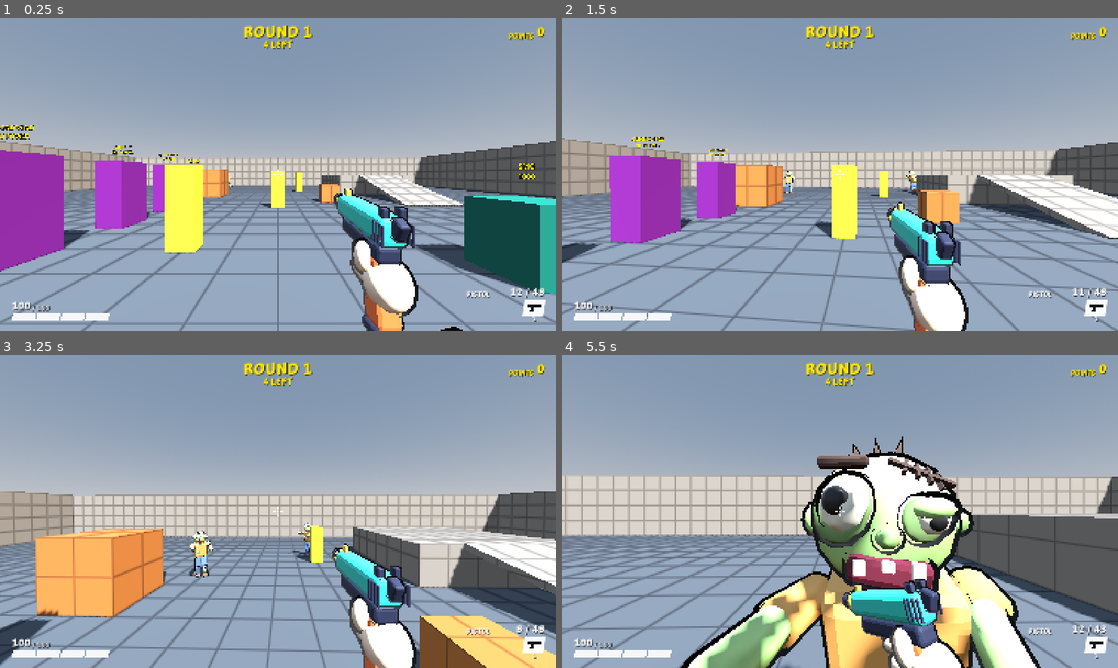
Above: before the commit, frames 1-4 (two rows, left to right).
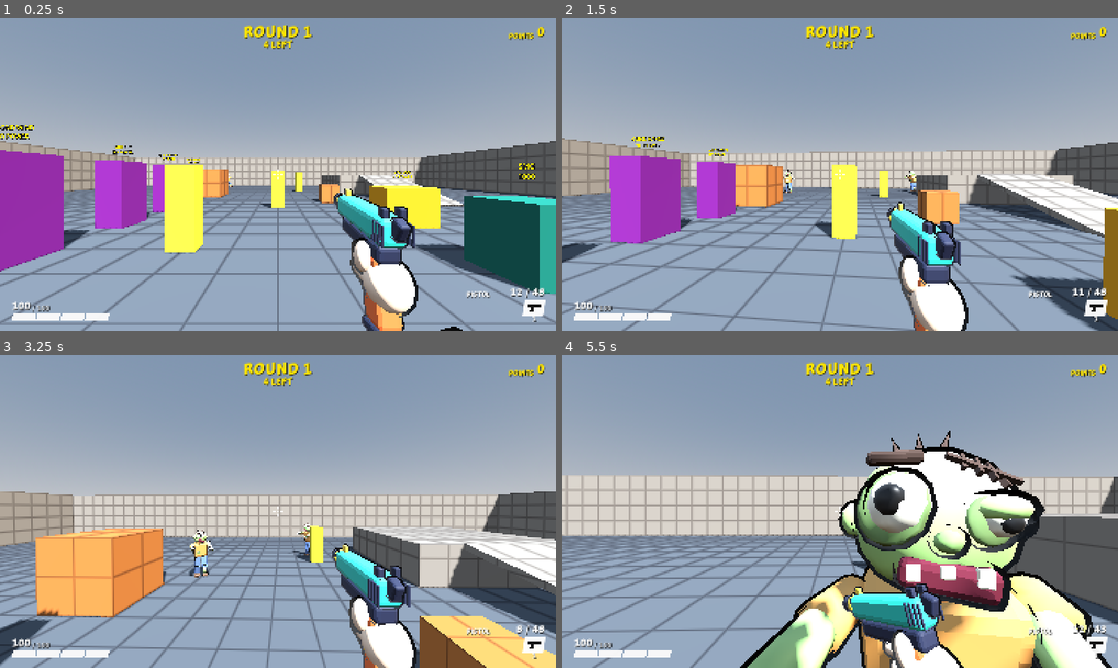
Above: after the commit, the same moments.

Repository: juanakajuan/zombie-survival-fps
Game: Godot game, scene res://levels/test_range.tscn
Two runs of this game, one before a commit and one after it. Both use one fixed random seed, a clock stepped at 60 frames per second and the inputs below. This scene is started directly instead of the project's main scene.
Inputs (mouse positions are in pixels of both pictures, inside the frame that each line leads up to):
- Up to frame 1 (0.25 s): no input
- Up to frame 2 (1.5 s): tap Enter (restart) at 0.5 s; move the mouse to (867, 174) at 0.52 s; press the mouse at (867, 174) at 0.53 s; hold W (move_forward) from 0.53 s (still down); tap Space (jump) at 0.77, 1.07 s; move the mouse to (812, 174) at 1.27 s; release the mouse at (812, 174) at 1.28 s; right-click (812, 174) at 1.35 s
- Up to frame 3 (3.25 s): keep holding W (move_forward); tap Space (jump) at 1.52, 1.82, 3.02 s; click (250, 511) at 1.55 s; move the mouse to (289, 505) at 2.02 s; hold Ctrl (crouch) 2.03-2.78 s; click (289, 505) at 2.3 s; move the mouse to (272, 517) at 2.77 s; click (272, 517) at 2.85 s
- Up to frame 4 (5.5 s): keep holding W (move_forward); tap Space (jump) at 3.32, 3.77, 4.07, 4.52, 4.82 s; move the mouse to (878, 514) at 3.52 s; hold E (interact) 3.53-4.28 s; click (878, 514) at 3.8 s; tap R (reload) at 4.15 s; move the mouse to (795, 508) at 4.27 s; tap V (melee) at 4.35 s; click (795, 508) at 4.55 s; move the mouse to (845, 511) at 5.02 s; hold Shift (sprint) from 5.03 s (still down); click (845, 511) at 5.3 s

The runs differ from the first frame. In frame 1, 1.3% of the frame differs, in the area x 66-80%, y 48-68%; in frame 2, 2.3%; in frame 3, less than 0.1%; in frame 4, 34%, in the area x 0-100%, y 24-100%.

Commit message:
feat: add a weapon upgrade machine
The upgrade machine sells an UpgradeItem. It needs the power switch and
swaps the weapon in hand for its WeaponData.upgrade in the same slot,
with a full magazine and reserve. PISTOL+ and SMG+ have more damage, a
larger magazine, and a larger reserve. An upgraded weapon has no
upgrade, so each weapon is upgraded one time.

The upgraded data swaps named materials of the gun model, so the gun
shows new colors and keeps its ink outline. A weapon station counts an
upgraded weapon as its own and sells its ammo.

The machine is in the test range. The Compound has none yet, because
compound.tscn is open in the editor.

Closes #53

Diff:
--- a/economy/buy_item.gd
+++ b/economy/buy_item.gd
@@ -21,6 +21,11 @@
 	return false
 
 
+## The prompt that says why the player cannot buy the item now, or "" for the usual buy prompt.
+func blocked_text(_player: Player) -> String:
+	return ""
+
+
 ## Whether buying now would do anything. A station never charges for an item that returns false.
 func can_apply(_player: Player) -> bool:
 	return false
--- a/economy/buy_station.gd
+++ b/economy/buy_station.gd
@@ -42,6 +42,9 @@
 		return "NEEDS POWER"
 	if item.sold_out(player):
 		return "SOLD OUT"
+	var blocked := item.blocked_text(player)
+	if blocked != "":
+		return blocked
 	return "E  BUY %s  %d" % [item.label(player), item.price(player)]
 
 
--- a/economy/weapon_item.gd
+++ b/economy/weapon_item.gd
@@ -16,7 +16,7 @@
 
 func can_apply(player: Player) -> bool:
 	var held := player.weapon_holding(weapon)
-	return held == null or held.reserve < weapon.max_reserve
+	return held == null or held.reserve < held.data.max_reserve
 
 
 func apply(player: Player) -> void:
--- a/levels/test_range.tscn
+++ b/levels/test_range.tscn
@@ -22,6 +22,7 @@
 [ext_resource type="Resource" path="res://perks/quick_hands.tres" id="20_quick_hands"]
 [ext_resource type="Resource" path="res://perks/hair_trigger.tres" id="21_hair_trigger"]
 [ext_resource type="Resource" path="res://perks/second_wind.tres" id="22_second_wind"]
+[ext_resource type="PackedScene" path="res://upgrades/upgrade_machine.tscn" id="23_upgrade_machine"]
 
 [sub_resource type="NavigationMesh" id="navigation_mesh"]
 geometry_parsed_geometry_type = 1
@@ -281,3 +282,7 @@
 transform = Transform3D(0, 0, 1, 0, 1, 0, -1, 0, 0, -5, 0, 2.5)
 item = ExtResource("22_second_wind")
 power = NodePath("../PowerSwitch")
+
+[node name="UpgradeMachine" parent="." node_paths=PackedStringArray("power") instance=ExtResource("23_upgrade_machine")]
+position = Vector3(4, 0, 0)
+power = NodePath("../PowerSwitch")
--- a/player/player.gd
+++ b/player/player.gd
@@ -271,12 +271,7 @@
 ## Adds a weapon with this data and takes it in hand. When the player already holds `max_weapons`, it replaces
 ## the weapon in hand. Returns the new weapon.
 func give_weapon(data: WeaponData) -> Weapon:
-	var given := weapon_scene.instantiate() as Weapon
-	given.data = data
-	given.wielder = self
-	given.trigger_enabled = weapon.trigger_enabled
-	camera.add_child(given)
-	given.damaged.connect(_on_damaged)
+	var given := _make_weapon(data)
 	_holster(weapon)
 	if weapons.size() >= max_weapons:
 		var replaced := weapon
@@ -288,10 +283,24 @@
 	return given
 
 
-## The held weapon that has this data, or null.
+## Replaces the weapon in hand with its `WeaponData.upgrade`, with a full magazine and reserve. Returns the new weapon,
+## or null when the weapon in hand has no upgrade.
+func upgrade_weapon() -> Weapon:
+	if weapon.data.upgrade == null:
+		return null
+	var upgraded := _make_weapon(weapon.data.upgrade)
+	var replaced := weapon
+	_holster(replaced)
+	weapons[weapons.find(replaced)] = upgraded
+	replaced.queue_free()
+	_equip(upgraded)
+	return upgraded
+
+
+## The held weapon that has this data or its upgrade, or null.
 func weapon_holding(data: WeaponData) -> Weapon:
 	for held: Weapon in weapons:
-		if held.data == data:
+		if held.data == data or (data.upgrade != null and held.data == data.upgrade):
 			return held
 	return null
 
@@ -389,12 +398,7 @@
 	_set_stance(Stance.CROUCHED)
 	var pistol := weapon_holding(downed_weapon)
 	if pistol == null:
-		pistol = weapon_scene.instantiate() as Weapon
-		pistol.data = downed_weapon
-		pistol.wielder = self
-		pistol.trigger_enabled = weapon.trigger_enabled
-		camera.add_child(pistol)
-		pistol.damaged.connect(_on_damaged)
+		pistol = _make_weapon(downed_weapon)
 		_temporary_weapon = pistol
 	if pistol != weapon:
 		_holster(weapon)
@@ -424,6 +428,16 @@
 		held.trigger_enabled = false
 	weapon.trigger_enabled = false
 	died.emit()
+
+
+func _make_weapon(data: WeaponData) -> Weapon:
+	var made := weapon_scene.instantiate() as Weapon
+	made.data = data
+	made.wielder = self
+	made.trigger_enabled = weapon.trigger_enabled
+	camera.add_child(made)
+	made.damaged.connect(_on_damaged)
+	return made
 
 
 func _holster(held: Weapon) -> void:
--- a/tests/levels/test_test_range.gd
+++ b/tests/levels/test_test_range.gd
@@ -44,3 +44,10 @@
 	var level := await spawn_level()
 	assert_true(sells(level, AmmoItem), "an ammo station")
 	assert_true(sells_weapon(level, "SMG"), "a weapon station that sells the SMG")
+
+
+func test_the_level_has_an_upgrade_machine_on_the_power_switch() -> void:
+	var level := await spawn_level()
+	var machines: Array[BuyStation] = stations_in(level).filter(func(station: BuyStation) -> bool: return station.item is UpgradeItem)
+	assert_eq(machines.size(), 1, "one upgrade machine")
+	assert_true(machines[0].power == level.get_node("PowerSwitch"), "it needs the power switch")
--- /dev/null
+++ b/tests/upgrades/test_upgrade.gd
@@ -0,0 +1,105 @@
+extends TestCase
+
+const UPGRADE: UpgradeItem = preload("res://upgrades/upgrade.tres")
+const UPGRADE_MACHINE_SCENE: PackedScene = preload("res://upgrades/upgrade_machine.tscn")
+const POWER_SWITCH_SCENE: PackedScene = preload("res://perks/power_switch.tscn")
+const SMG_ITEM: WeaponItem = preload("res://economy/smg_item.tres")
+
+
+func test_the_upgrade_raises_damage_and_ammo_of_the_weapon_in_hand() -> void:
+	var player := await spawn_player()
+	var base := player.weapon.data
+	var machine := _spawn_machine(null)
+	player.wallet.add(UPGRADE.cost)
+	assert_eq(machine.prompt_text(player), "E  BUY UPGRADE PISTOL  %d" % UPGRADE.cost, "prompt")
+	assert_true(machine.buy(player), "the purchase succeeds")
+	assert_eq(player.wallet.points, 0, "the cost was spent")
+	var upgraded := player.weapon.data
+	assert_true(upgraded == base.upgrade, "the upgraded pistol is in hand")
+	assert_true(upgraded.damage > base.damage, "more damage")
+	assert_eq(player.weapon.ammo, upgraded.magazine_size, "a full, larger magazine")
+	assert_true(upgraded.magazine_size > base.magazine_size, "a larger magazine")
+	assert_eq(player.weapon.reserve, upgraded.max_reserve, "a full, larger reserve")
+	assert_true(upgraded.max_reserve > base.max_reserve, "a larger reserve")
+	assert_eq(player.weapons.size(), 1, "the upgrade replaces the pistol")
+	assert_eq(player.hud.readout().weapon_name, upgraded.display_name, "HUD name")
+
+	var dummy := await spawn_dummy(Vector3(0.0, 0.0, -5.0))
+	var health := Health.find_on(dummy)
+	await physics_frames(1)
+	assert_true(player.weapon.try_fire(), "the upgraded pistol fires")
+	assert_almost_eq(health.max_health - health.current, upgraded.damage, 0.001, "the shot deals the upgraded damage")
+
+
+func test_a_weapon_cannot_be_upgraded_twice() -> void:
+	var player := await spawn_player()
+	var machine := _spawn_machine(null)
+	player.wallet.add(UPGRADE.cost * 2)
+	assert_true(machine.buy(player), "the first upgrade")
+	var upgraded := player.weapon
+	assert_eq(machine.prompt_text(player), "%s CANNOT BE UPGRADED" % upgraded.data.display_name, "prompt")
+	assert_true(not machine.buy(player), "the second purchase fails")
+	assert_eq(player.wallet.points, UPGRADE.cost, "no points spent")
+	assert_true(player.weapon == upgraded, "the weapon in hand did not change")
+
+
+func test_the_machine_upgrades_only_with_power() -> void:
+	var player := await spawn_player()
+	var power := POWER_SWITCH_SCENE.instantiate() as PowerSwitch
+	power.position = Vector3(3.0, 0.0, 0.0)
+	add_child(power)
+	var machine := _spawn_machine(power)
+	var base := player.weapon.data
+	player.wallet.add(UPGRADE.cost)
+	assert_eq(machine.prompt_text(player), "NEEDS POWER", "prompt with no power")
+	assert_true(not machine.buy(player), "no upgrade without power")
+	assert_eq(player.wallet.points, UPGRADE.cost, "no points spent")
+	assert_true(player.weapon.data == base, "the pistol is not upgraded")
+	power.turn_on()
+	assert_true(machine.buy(player), "the upgrade with power")
+	assert_true(player.weapon.data == base.upgrade, "the pistol is upgraded")
+
+
+func test_an_upgraded_weapon_keeps_its_slot_and_its_wall_station_sells_its_ammo() -> void:
+	var player := await spawn_player()
+	var station := spawn_station(Vector3(-3.0, 0.0, 0.0))
+	station.item = SMG_ITEM
+	var machine := _spawn_machine(null)
+	player.wallet.add(SMG_ITEM.cost + UPGRADE.cost + SMG_ITEM.ammo_cost)
+	assert_true(station.buy(player), "bought the SMG")
+	assert_true(machine.buy(player), "upgraded the SMG")
+	var smg := player.weapon
+	assert_true(smg.data == SMG_ITEM.weapon.upgrade, "the upgraded SMG is in hand")
+	assert_true(player.weapons[1] == smg, "the upgraded SMG is in the SMG's slot")
+	assert_eq(station.prompt_text(player), "E  BUY SMG AMMO  %d" % SMG_ITEM.ammo_cost, "the station sells ammo, not a new SMG")
+	smg.reserve = 0
+	assert_true(station.buy(player), "bought ammo")
+	assert_eq(smg.reserve, smg.data.max_reserve, "the ammo fills the larger reserve")
+	assert_eq(player.weapons.size(), 2, "no new weapon")
+
+
+func test_the_upgraded_gun_swaps_its_colors_and_keeps_its_ink() -> void:
+	var player := await spawn_player()
+	player.wallet.add(UPGRADE.cost)
+	assert_true(_spawn_machine(null).buy(player), "upgraded the pistol")
+	var swaps := player.weapon.data.view_materials
+	assert_true(not swaps.is_empty(), "the upgraded data swaps materials")
+	var swapped := 0
+	for mesh: MeshInstance3D in player.weapon.view_model.model.find_children("*", "MeshInstance3D", true, false):
+		for surface: int in mesh.mesh.get_surface_count():
+			var name := mesh.mesh.surface_get_material(surface).resource_name
+			var shown := mesh.get_active_material(surface).resource_name
+			if swaps.has(name):
+				swapped += 1
+				assert_eq(shown, swaps[name].resource_name, "%s shows the upgrade color" % mesh.name)
+			else:
+				assert_eq(shown, name, "%s keeps %s" % [mesh.name, name])
+	assert_true(swapped > 0, "some surfaces show the upgrade colors")
+
+
+func _spawn_machine(power: PowerSwitch) -> BuyStation:
+	var machine := UPGRADE_MACHINE_SCENE.instantiate() as BuyStation
+	machine.power = power
+	machine.position = Vector3(0.0, 0.0, 3.0)
+	add_child(machine)
+	return machine
--- /dev/null
+++ b/upgrades/upgrade.tres
@@ -0,0 +1,8 @@
+[gd_resource type="Resource" script_class="UpgradeItem" format=3]
+
+[ext_resource type="Script" path="res://upgrades/upgrade_item.gd" id="1_item"]
+
+[resource]
+script = ExtResource("1_item")
+display_name = "UPGRADE"
+cost = 5000
--- /dev/null
+++ b/upgrades/upgrade_item.gd
@@ -0,0 +1,20 @@
+class_name UpgradeItem
+extends BuyItem
+## Upgrades the weapon in the player's hand to its WeaponData.upgrade. Each weapon has one upgrade, so an upgraded
+## weapon cannot be upgraded again.
+
+
+func label(player: Player) -> String:
+	return "%s %s" % [display_name, player.weapon.data.display_name]
+
+
+func blocked_text(player: Player) -> String:
+	return "" if can_apply(player) else "%s CANNOT BE UPGRADED" % player.weapon.data.display_name
+
+
+func can_apply(player: Player) -> bool:
+	return player.weapon.data.upgrade != null
+
+
+func apply(player: Player) -> void:
+	player.upgrade_weapon()
--- /dev/null
+++ b/upgrades/upgrade_machine.tscn
@@ -0,0 +1,28 @@
+[gd_scene format=3]
+
+[ext_resource type="PackedScene" path="res://economy/buy_station.tscn" id="1_station"]
+[ext_resource type="Resource" path="res://upgrades/upgrade.tres" id="2_upgrade"]
+
+[sub_resource type="StandardMaterial3D" id="machine_material"]
+albedo_color = Color(0.85, 0.6, 0.1, 1)
+
+[sub_resource type="BoxMesh" id="machine_mesh"]
+material = SubResource("machine_material")
+size = Vector3(1.6, 1.2, 1)
+
+[sub_resource type="BoxShape3D" id="machine_shape"]
+size = Vector3(1.6, 1.2, 1)
+
+[node name="UpgradeMachine" instance=ExtResource("1_station")]
+item = ExtResource("2_upgrade")
+
+[node name="MeshInstance3D" parent="." index="0"]
+position = Vector3(0, 0.6, 0)
+mesh = SubResource("machine_mesh")
+
+[node name="CollisionShape3D" parent="." index="1"]
+position = Vector3(0, 0.6, 0)
+shape = SubResource("machine_shape")
+
+[node name="Label" parent="." index="2"]
+transform = Transform3D(1, 0, 0, 0, 1, 0, 0, 0, 1, 0, 1.6, 0)
--- a/weapons/pistol.tres
+++ b/weapons/pistol.tres
@@ -3,6 +3,7 @@
 [ext_resource type="Script" path="res://weapons/weapon_data.gd" id="1_data"]
 [ext_resource type="PackedScene" path="res://weapons/pistol_view.tscn" id="2_view"]
 [ext_resource type="PackedScene" path="res://weapons/tracer.tscn" id="3_tracer"]
+[ext_resource type="Resource" path="res://weapons/pistol_upgraded.tres" id="4_upgrade"]
 
 [resource]
 script = ExtResource("1_data")
@@ -16,3 +17,4 @@
 automatic = false
 view_model = ExtResource("2_view")
 tracer = ExtResource("3_tracer")
+upgrade = ExtResource("4_upgrade")
--- /dev/null
+++ b/weapons/pistol_upgraded.tres
@@ -0,0 +1,28 @@
+[gd_resource type="Resource" script_class="WeaponData" format=3]
+
+[ext_resource type="Script" path="res://weapons/weapon_data.gd" id="1_data"]
+[ext_resource type="PackedScene" path="res://weapons/pistol_view.tscn" id="2_view"]
+[ext_resource type="PackedScene" path="res://weapons/tracer.tscn" id="3_tracer"]
+[ext_resource type="Material" path="res://weapons/upgrade_accent.tres" id="4_accent"]
+
+[sub_resource type="StandardMaterial3D" id="main"]
+resource_name = "UpgradedSlide"
+albedo_color = Color(0.62, 0.2, 0.85, 1)
+roughness = 0.55
+
+[resource]
+script = ExtResource("1_data")
+display_name = "PISTOL+"
+damage = 60.0
+fire_interval = 0.15
+magazine_size = 18
+max_reserve = 108
+reload_time = 1.2
+max_range = 100.0
+automatic = false
+view_model = ExtResource("2_view")
+tracer = ExtResource("3_tracer")
+view_materials = Dictionary[String, Material]({
+"Accent": ExtResource("4_accent"),
+"Slide": SubResource("main")
+})
--- a/weapons/smg.tres
+++ b/weapons/smg.tres
@@ -3,6 +3,7 @@
 [ext_resource type="Script" path="res://weapons/weapon_data.gd" id="1_data"]
 [ext_resource type="PackedScene" path="res://weapons/smg_view.tscn" id="2_view"]
 [ext_resource type="PackedScene" path="res://weapons/tracer.tscn" id="3_tracer"]
+[ext_resource type="Resource" path="res://weapons/smg_upgraded.tres" id="4_upgrade"]
 
 [resource]
 script = ExtResource("1_data")
@@ -16,3 +17,4 @@
 automatic = true
 view_model = ExtResource("2_view")
 tracer = ExtResource("3_tracer")
+upgrade = ExtResource("4_upgrade")
--- /dev/null
+++ b/weapons/smg_upgraded.tres
@@ -0,0 +1,28 @@
+[gd_resource type="Resource" script_class="WeaponData" format=3]
+
+[ext_resource type="Script" path="res://weapons/weapon_data.gd" id="1_data"]
+[ext_resource type="PackedScene" path="res://weapons/smg_view.tscn" id="2_view"]
+[ext_resource type="PackedScene" path="res://weapons/tracer.tscn" id="3_tracer"]
+[ext_resource type="Material" path="res://weapons/upgrade_accent.tres" id="4_accent"]
+
+[sub_resource type="StandardMaterial3D" id="main"]
+resource_name = "UpgradedBody"
+albedo_color = Color(0.85, 0.15, 0.25, 1)
+roughness = 0.55
+
+[resource]
+script = ExtResource("1_data")
+display_name = "SMG+"
+damage = 32.0
+fire_interval = 0.08
+magazine_size = 45
+max_reserve = 270
+reload_time = 1.6
+max_range = 100.0
+automatic = true
+view_model = ExtResource("2_view")
+tracer = ExtResource("3_tracer")
+view_materials = Dictionary[String, Material]({
+"Accent": ExtResource("4_accent"),
+"Body": SubResource("main")
+})
--- /dev/null
+++ b/weapons/upgrade_accent.tres
@@ -0,0 +1,9 @@
+[gd_resource type="StandardMaterial3D" format=3]
+
+[resource]
+resource_name = "UpgradeAccent"
+albedo_color = Color(0.3, 0.95, 1, 1)
+roughness = 0.45
+emission_enabled = true
+emission = Color(0.3, 0.95, 1, 1)
+emission_energy_multiplier = 0.8
--- a/weapons/view_model.gd
+++ b/weapons/view_model.gd
@@ -102,6 +102,8 @@
 static var _unshadowed_copies: Dictionary[BaseMaterial3D, BaseMaterial3D] = {}
 var _player: Player
 var _lowered := false
+## The wielded weapon's view_materials.
+var _materials: Dictionary[String, Material] = {}
 
 var _bob_phase := 0.0
 var _time := 0.0
@@ -117,12 +119,15 @@
 
 
 func _ready() -> void:
+	var weapon := get_parent() as Weapon
+	if weapon != null:
+		_materials = weapon.data.view_materials
+	_swap_materials(model, _materials)
 	detach_from_shadows(self)
 	_motion_rest = motion.transform
 	_model_rest = model.transform
 	_slide_rest = slide.position
 	_last_view = _view_angles()
-	var weapon := get_parent() as Weapon
 	if weapon != null:
 		_player = weapon.wielder
 		weapon.fired.connect(_on_fired)
@@ -245,6 +250,7 @@
 	_player.get_parent().add_child(gun)
 	gun.global_transform = model.global_transform
 	gun.add_collision_exception_with(_player)
+	_swap_materials(gun, _materials)
 	gun.linear_velocity = _player.velocity + global_basis * throw_velocity
 	gun.angular_velocity = global_basis * throw_spin
 
@@ -281,6 +287,17 @@
 func _hold_hand_upright(upright: bool) -> void:
 	if hand_anchor != null:
 		hand_anchor.update_rotation = not upright
+
+
+## Swaps each surface material under root whose name is a key of materials for the value.
+static func _swap_materials(root: Node, materials: Dictionary[String, Material]) -> void:
+	if materials.is_empty():
+		return
+	for mesh: MeshInstance3D in root.find_children("*", "MeshInstance3D", true, false):
+		for surface: int in mesh.mesh.get_surface_count():
+			var original := mesh.mesh.surface_get_material(surface)
+			if original != null and materials.has(original.resource_name):
+				mesh.set_surface_override_material(surface, materials[original.resource_name])
 
 
 ## A first-person model floats in front of the camera, so its shadow would fall where nothing is, and the player's
--- a/weapons/weapon_data.gd
+++ b/weapons/weapon_data.gd
@@ -16,3 +16,8 @@
 @export var view_model: PackedScene
 ## The streak that shows each shot fly from the muzzle. It has no effect on the hit. With none, shots show no streak.
 @export var tracer: PackedScene
+## What the upgrade machine turns this weapon into, or null when it cannot be upgraded. An upgraded weapon has none.
+@export var upgrade: WeaponData
+## Swaps a material of the view model's gun, by the material's name in the model, for another. The gun that a reload
+## throws away gets the same swap. An upgraded weapon uses it to look different.
+@export var view_materials: Dictionary[String, Material] = {}
Not shown, added: tests/upgrades/test_upgrade.gd.uid
Not shown, added: upgrades/upgrade_item.gd.uid
Not shown, added: .claude/skills/verify/features/weapon-upgrade.md
Not shown, added: .claude/skills/verify/journeys/upgrade.steps
Not shown, changed: DESIGN.md
